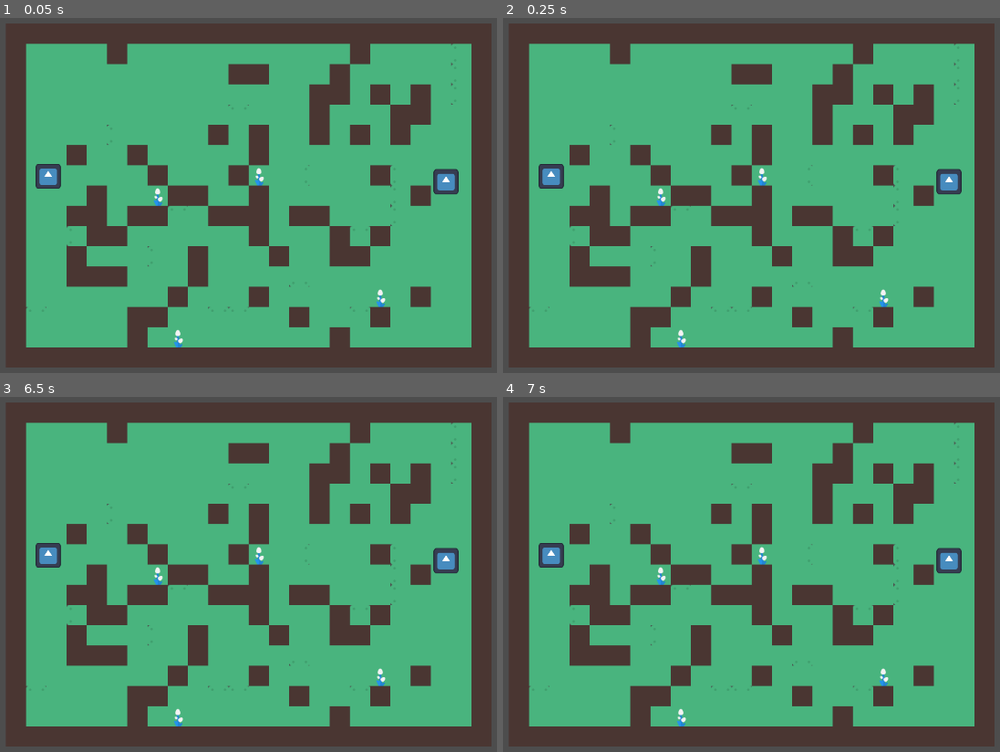
Above: before the commit, frames 1-4 (two rows, left to right).
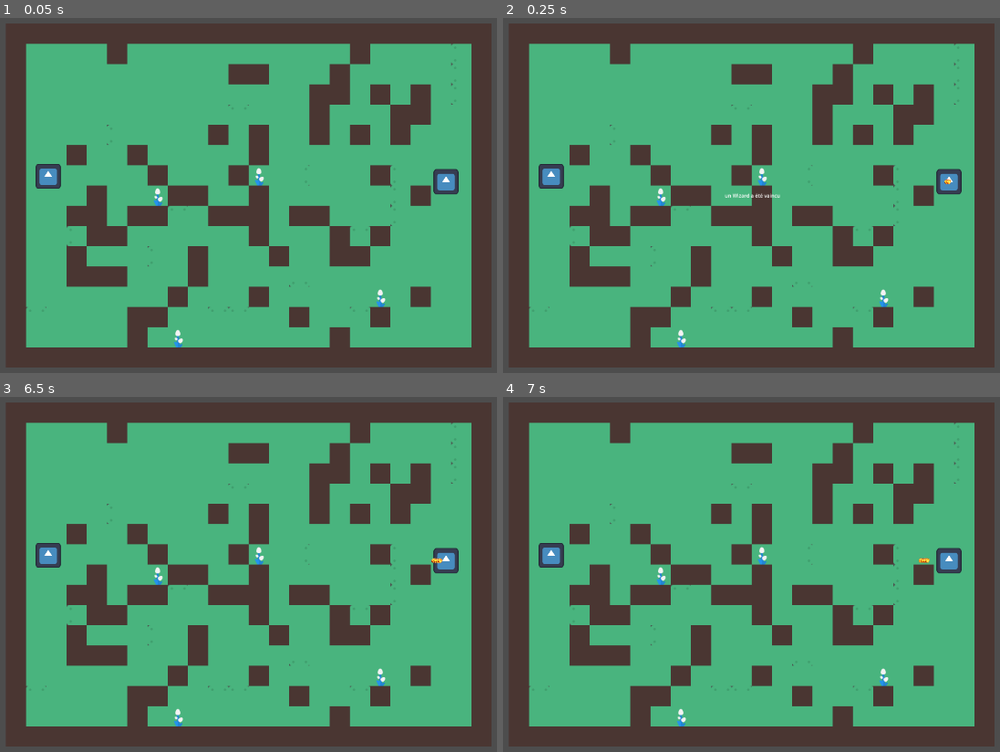
Above: after the commit, the same moments.

Repository: Crhonopost/poa-wizard
Game: Godot game, scene res://Level/level.tscn
The game is run twice, just before and just after one commit, with the same random seed, the same clock (stepped at 60 frames per second) and the same inputs. This scene is started directly instead of the project's main scene. The engine's default icon, where the game draws it, is replaced by a stand-in: a white triangle on a blue panel in a dark square.
Inputs (mouse positions are in pixels of both pictures, inside the frame that each line leads up to):
- Up to frame 1 (0.05 s): no input
- Up to frame 2 (0.25 s): no input
- Up to frame 3 (6.5 s): tap Enter at 0.5, 2, 3.5 s; move the mouse to (412, 549) at 0.52 s; tap Space at 1.25, 2.75, 4.25 s; move the mouse to (104, 592) at 1.27 s; move the mouse to (323, 482) at 2.02 s; move the mouse to (213, 652) at 2.77 s; move the mouse to (472, 631) at 3.52 s; move the mouse to (34, 510) at 4.27 s; move the mouse to (288, 570) at 5.02 s; move the mouse to (144, 468) at 5.77 s
- Up to frame 4 (7 s): move the mouse to (915, 549) at 6.52 s

Frame 1 is identical in both runs. In frame 2, 0.1% of the frame differs, in the area x 44-91%, y 45-51%; in frame 3, less than 0.1%; in frame 4, less than 0.1%.
Error before the commit: Invalid access to property or key 'collider' on a base object of type 'Dictionary'. (res://wizard/ray_cast.gd:11)

Commit message:
wizard shoot on sight

Diff:
--- /dev/null
+++ b/godot-wizard/Level/prototyping.tscn
@@ -0,0 +1,11 @@
+[gd_scene load_steps=2 format=3 uid="uid://bmc3ltdyk7lq"]
+
+[ext_resource type="PackedScene" uid="uid://b3e4gb4mgrr13" path="res://wizard/wizard.tscn" id="1_8ye5a"]
+
+[node name="Prototyping" type="Node2D"]
+
+[node name="Wizard" parent="." instance=ExtResource("1_8ye5a")]
+position = Vector2(203, 337)
+
+[node name="Wizard2" parent="." instance=ExtResource("1_8ye5a")]
+position = Vector2(922, 354)
--- a/godot-wizard/pattern/BehaviorTree/bt_node.gd
+++ b/godot-wizard/pattern/BehaviorTree/bt_node.gd
@@ -10,5 +10,7 @@
 	PROCESS
 }
 
+func initialize(blackBoard: Dictionary, root: BTNode):{}
+
 func tick(blackBoard: Dictionary) -> State:
 	return State.FAILURE
--- a/godot-wizard/pattern/BehaviorTree/bt_root.gd
+++ b/godot-wizard/pattern/BehaviorTree/bt_root.gd
@@ -10,6 +10,7 @@
 
 func _ready() -> void:
 	child = get_child(0)
+	child.initialize(blackBoard, self)
 
 func _physics_process(delta: float) -> void:
 	child.tick(blackBoard)
--- a/godot-wizard/pattern/BehaviorTree/control/bt_control.gd
+++ b/godot-wizard/pattern/BehaviorTree/control/bt_control.gd
@@ -6,3 +6,7 @@
 
 func _ready() -> void:
 	childNodes = get_children()
+
+func initialize(blackBoard, root):
+	for child in childNodes:
+		child.initialize(blackBoard, root)
--- a/godot-wizard/pattern/BehaviorTree/control/bt_selector.gd
+++ b/godot-wizard/pattern/BehaviorTree/control/bt_selector.gd
@@ -7,6 +7,9 @@
 var currentChildIdx = 0
 
 func tick(blackBoard):
+	if(childNodes.size() == 0):
+		return State.SUCCESS
+
 	var childState = childNodes[currentChildIdx].tick(blackBoard)
 
 	if(childState == State.SUCCESS):
--- a/godot-wizard/pattern/BehaviorTree/control/bt_sequence.gd
+++ b/godot-wizard/pattern/BehaviorTree/control/bt_sequence.gd
@@ -7,6 +7,9 @@
 var currentChildIdx = 0
 
 func tick(blackBoard):
+	if(childNodes.size() == 0):
+		return State.SUCCESS
+
 	var childState = childNodes[currentChildIdx].tick(blackBoard)
 
 	if(childState == State.FAILURE):
--- a/godot-wizard/wizard/fire.gd
+++ /dev/null
@@ -1,4 +0,0 @@
-extends BTNode
-
-func tick(blackBoard: Dictionary) -> State:
-	return State.SUCCESS
--- /dev/null
+++ b/godot-wizard/wizard/leafs/fire.gd
@@ -0,0 +1,17 @@
+extends BTNode
+
+var projectile: PackedScene = load("res://wizard/projectile.tscn")
+var wizard: Node2D
+
+func initialize(blackBoard, root):
+	wizard = root.get_node(blackBoard["parent_wizard"])
+
+func tick(blackBoard: Dictionary) -> State:
+	var projectileInstance = projectile.instantiate()
+	projectileInstance.direction = (blackBoard["target_position"] - wizard.position).normalized()
+
+	wizard.add_child(projectileInstance)
+
+	blackBoard["projectiles"] -= 1
+
+	return State.SUCCESS
--- /dev/null
+++ b/godot-wizard/wizard/leafs/is_enemy_in_sight.gd
@@ -0,0 +1,24 @@
+extends BTNode
+
+var wiz: Node2D
+
+func initialize(blackBoard, root):
+	wiz = root.get_node(blackBoard["parent_wizard"])
+
+func tick(blackBoard: Dictionary) -> State:
+	var space_state = wiz.get_world_2d().direct_space_state
+	var query = PhysicsRayQueryParameters2D.create(wiz.position, blackBoard["target_position"])
+	query.exclude = [wiz]
+	query.collision_mask = 0b101 # 101 vue que c'est le layer 1 et 3 et qu'on regarde pas le 2 (= 5 en binaire du coup)
+	query.collide_with_areas = true
+	var result = space_state.intersect_ray(query)
+
+	#print(query.collision_mask)
+
+	var state = State.FAILURE
+
+	if(!result.is_empty()):
+		if(result["collider"].get_parent().is_in_group("wizard")):
+			state = State.SUCCESS
+
+	return state
--- a/godot-wizard/wizard/set_position_target.gd
+++ b/godot-wizard/wizard/leafs/load_wizard_as_targetr.gd
@@ -1,6 +1,9 @@
 extends BTNode
 
-@export var wiz: Node2D
+var wiz: Node2D
+
+func initialize(blackBoard, root):
+	wiz = root.get_node(blackBoard["parent_wizard"])
 
 func tick(blackBoard: Dictionary) -> State:
 	var wizards = get_tree().get_nodes_in_group("wizard")
@@ -10,5 +13,6 @@
 		if wizard != wiz:
 			filtered_wizards.append(wizard)
 
-	blackBoard["position_enemy"] = filtered_wizards[0].position # trouver la position
+	if(filtered_wizards.size() > 0):
+		blackBoard["target_position"] = filtered_wizards[0].position # trouver la position
 	return State.SUCCESS
--- a/godot-wizard/wizard/projectile.gd
+++ b/godot-wizard/wizard/projectile.gd
@@ -1,7 +1,11 @@
 extends Node2D
 
 @export var direction = Vector2.ZERO
-@export var speed : float = 1
+@export var speed : float = 100
 
 func _physics_process(delta: float) -> void:
-	position += direction * speed * delta
+	global_position += direction * speed * delta
+
+
+func _on_damage_component_area_shape_entered(area_rid: RID, area: Area2D, area_shape_index: int, local_shape_index: int) -> void:
+	queue_free()
--- a/godot-wizard/wizard/projectile.tscn
+++ b/godot-wizard/wizard/projectile.tscn
@@ -16,6 +16,9 @@
 texture = ExtResource("1_ost2w")
 
 [node name="DamageComponent" parent="." instance=ExtResource("2_juyd1")]
+collision_mask = 7
 
 [node name="CollisionShape2D" type="CollisionShape2D" parent="DamageComponent"]
 shape = SubResource("CircleShape2D_rqmkm")
+
+[connection signal="body_entered" from="DamageComponent" to="." method="_on_damage_component_body_entered"]
--- a/godot-wizard/wizard/ray_cast.gd
+++ /dev/null
@@ -1,16 +0,0 @@
-extends BTNode
-
-@export var wiz: Node2D
-
-func tick(blackBoard: Dictionary) -> State:
-	var space_state = get_tree().get_root().get_world_2d().direct_space_state
-	var query = PhysicsRayQueryParameters2D.create(wiz.global_position, blackBoard["position_enemy"])
-	query.exclude = [wiz]
-	query.collision_mask = (1 << 0) | (1 << 2)
-	var result = space_state.intersect_ray(query)
-	if result["collider"].layer == (1 << 0) :
-		print("echec")
-		return State.FAILURE
-	else :
-		print("succés")
-	return State.SUCCESS
--- a/godot-wizard/wizard/wizard.tscn
+++ b/godot-wizard/wizard/wizard.tscn
@@ -1,20 +1,17 @@
-[gd_scene load_steps=12 format=3 uid="uid://b3e4gb4mgrr13"]
+[gd_scene load_steps=11 format=3 uid="uid://b3e4gb4mgrr13"]
 
 [ext_resource type="Script" path="res://pattern/BehaviorTree/bt_root.gd" id="1_2bjls"]
 [ext_resource type="Texture2D" uid="uid://dh850kptbdmvp" path="res://icon.svg" id="1_bm26m"]
 [ext_resource type="PackedScene" uid="uid://dvxi68ik6bjvq" path="res://components/life_component.tscn" id="3_l0ycs"]
 [ext_resource type="Script" path="res://pattern/BehaviorTree/control/bt_selector.gd" id="3_nxq2c"]
+[ext_resource type="Script" path="res://wizard/leafs/load_wizard_as_targetr.gd" id="4_40owl"]
 [ext_resource type="Script" path="res://pattern/BehaviorTree/control/bt_sequence.gd" id="4_lpusa"]
-[ext_resource type="Script" path="res://wizard/has_proj.gd" id="5_78k4v"]
-[ext_resource type="Script" path="res://wizard/set_position_target.gd" id="6_g0h7q"]
-[ext_resource type="Script" path="res://wizard/ray_cast.gd" id="7_85ayf"]
-[ext_resource type="Script" path="res://wizard/fire.gd" id="8_jql4f"]
+[ext_resource type="Script" path="res://wizard/leafs/has_proj.gd" id="5_78k4v"]
+[ext_resource type="Script" path="res://wizard/leafs/is_enemy_in_sight.gd" id="7_sf7qp"]
+[ext_resource type="Script" path="res://wizard/leafs/fire.gd" id="8_jql4f"]
 
 [sub_resource type="CircleShape2D" id="CircleShape2D_dpn78"]
 radius = 43.9318
-
-[sub_resource type="CircleShape2D" id="CircleShape2D_jtx2e"]
-radius = 43.909
 
 [node name="Wizard" type="Node2D" groups=["wizard"]]
 
@@ -26,50 +23,46 @@
 [node name="BTRoot" type="Node" parent="."]
 script = ExtResource("1_2bjls")
 blackBoard = {
-"position_enemy": Vector2(0, 0),
-"projectiles": 1
+"parent_wizard": NodePath(".."),
+"projectiles": 4,
+"target_position": Vector2(0, 0)
 }
 
-[node name="main_selcetor" type="Node" parent="BTRoot"]
+[node name="initialisation" type="Node" parent="BTRoot"]
+script = ExtResource("4_lpusa")
+
+[node name="load_var" type="Node" parent="BTRoot/initialisation"]
+script = ExtResource("4_lpusa")
+
+[node name="load_other_wizard_as_target" type="Node" parent="BTRoot/initialisation/load_var"]
+script = ExtResource("4_40owl")
+
+[node name="main_selcetor" type="Node" parent="BTRoot/initialisation"]
 script = ExtResource("3_nxq2c")
 
-[node name="fire_sequence" type="Node" parent="BTRoot/main_selcetor"]
+[node name="fire_sequence" type="Node" parent="BTRoot/initialisation/main_selcetor"]
 script = ExtResource("4_lpusa")
 
-[node name="has_proj" type="Node" parent="BTRoot/main_selcetor/fire_sequence"]
+[node name="has_proj" type="Node" parent="BTRoot/initialisation/main_selcetor/fire_sequence"]
 script = ExtResource("5_78k4v")
 
-[node name="see_enemy_sequence" type="Node" parent="BTRoot/main_selcetor/fire_sequence"]
+[node name="is_target_in_sight" type="Node" parent="BTRoot/initialisation/main_selcetor/fire_sequence"]
+script = ExtResource("7_sf7qp")
+
+[node name="fire" type="Node" parent="BTRoot/initialisation/main_selcetor/fire_sequence"]
+script = ExtResource("8_jql4f")
+
+[node name="find_enemy" type="Node" parent="BTRoot/initialisation/main_selcetor"]
 script = ExtResource("4_lpusa")
 
-[node name="set_position_target" type="Node" parent="BTRoot/main_selcetor/fire_sequence/see_enemy_sequence" node_paths=PackedStringArray("wiz")]
-script = ExtResource("6_g0h7q")
-wiz = NodePath("../../../../..")
-
-[node name="ray_cast" type="Node" parent="BTRoot/main_selcetor/fire_sequence/see_enemy_sequence" node_paths=PackedStringArray("wiz")]
-script = ExtResource("7_85ayf")
-wiz = NodePath("../../../../..")
-
-[node name="fire" type="Node" parent="BTRoot/main_selcetor"]
-script = ExtResource("8_jql4f")
-
-[node name="find_enemy" type="Node" parent="BTRoot/main_selcetor"]
+[node name="escape" type="Node" parent="BTRoot/initialisation/main_selcetor"]
 script = ExtResource("4_lpusa")
 
-[node name="escape" type="Node" parent="BTRoot/main_selcetor"]
-script = ExtResource("4_lpusa")
-
-[node name="find_projectile" type="Node" parent="BTRoot/main_selcetor"]
+[node name="find_projectile" type="Node" parent="BTRoot/initialisation/main_selcetor"]
 script = ExtResource("4_lpusa")
 
 [node name="LifeComponent" parent="." instance=ExtResource("3_l0ycs")]
+collision_layer = 4
 
 [node name="CollisionShape2D" type="CollisionShape2D" parent="LifeComponent"]
 shape = SubResource("CircleShape2D_dpn78")
-
-[node name="Area2D" type="Area2D" parent="."]
-collision_layer = 4
-collision_mask = 0
-
-[node name="CollisionShape2D" type="CollisionShape2D" parent="Area2D"]
-shape = SubResource("CircleShape2D_jtx2e")
Not shown: 1 places in godot-wizard/pattern/BehaviorTree/bt_node.tscn that only renumber resources
Renamed: godot-wizard/wizard/has_proj.gd -> godot-wizard/wizard/leafs/has_proj.gd
